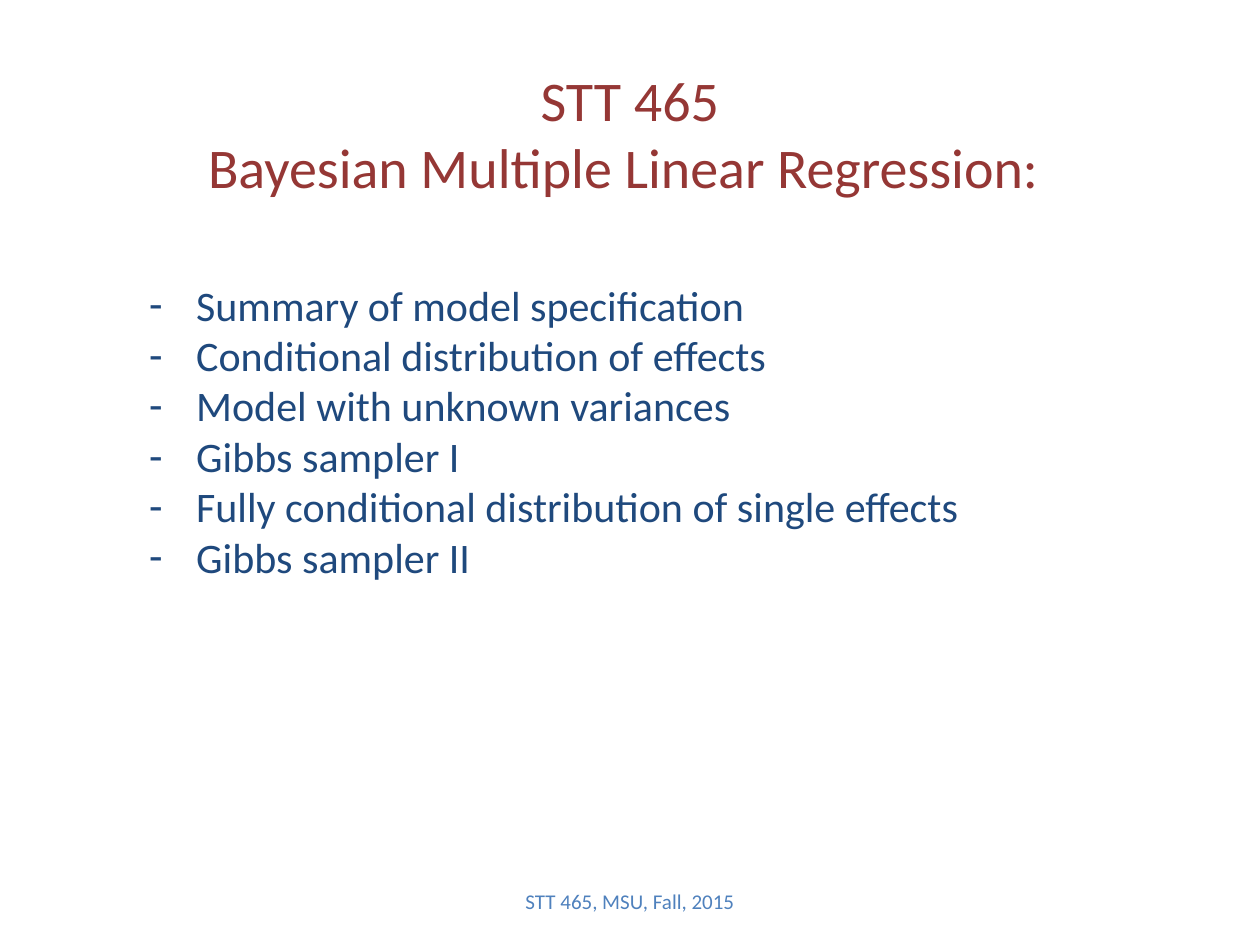
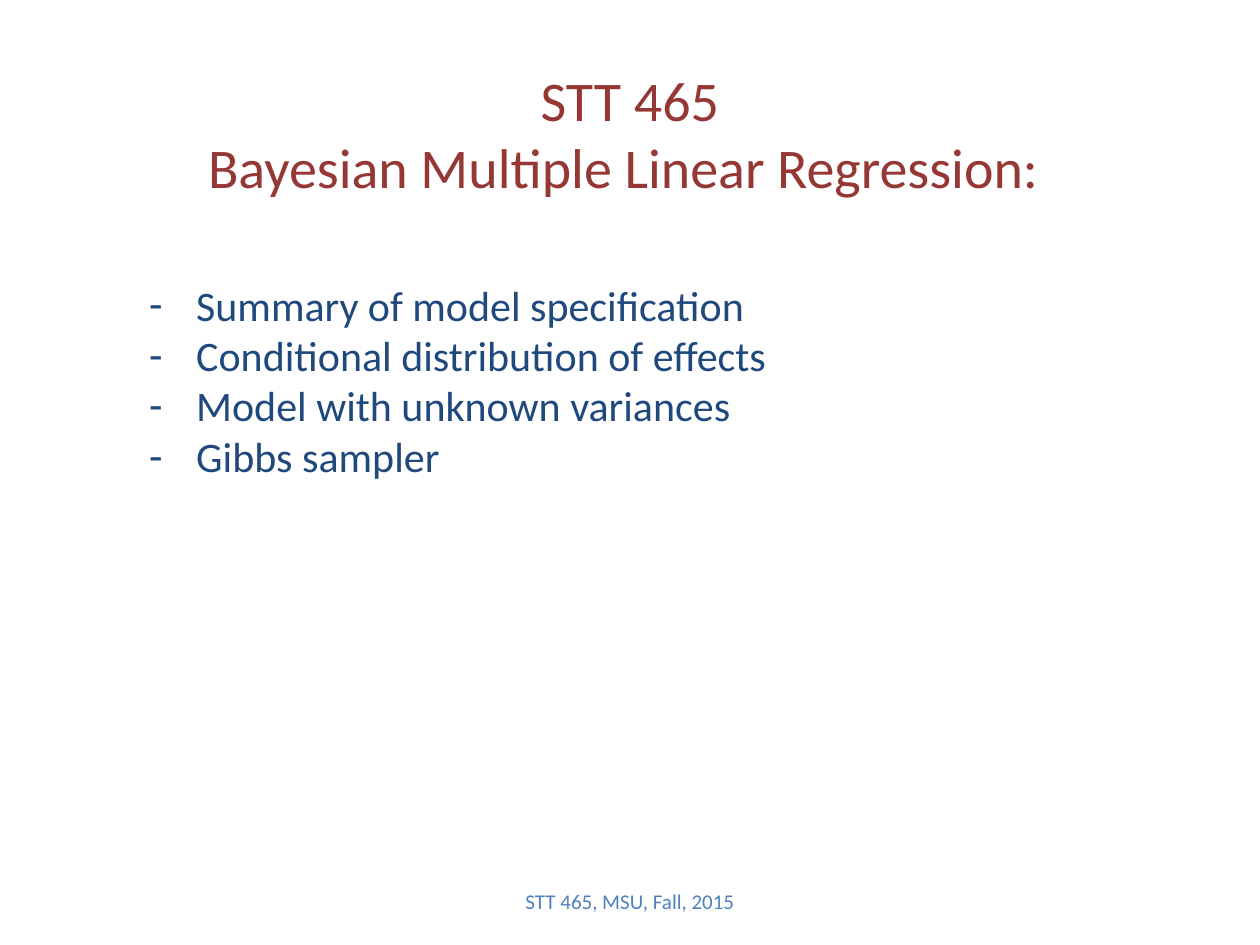
Before and after one commit to Boukos/STT465, a slide deck: slide 1 of STT465_12.pptx. Drawn at 1260x945 pixels with LibreOffice and Linux fonts; fonts in the diff are those of the drawing. Boxes give left, top, right and bottom in pixels: in the first picture for what was removed or moved away, otherwise in the second. Text is boxed around its words. In the diff, an @@ line names an element or a change of style, - is before the commit and + after.

Commit message:
adding slides

```diff
--- a/STT465_12.pptx
+++ b/STT465_12.pptx
@@ text at (x1=196, y1=443, x2=439, y2=479): text changed @@
-– Gibbs sampler I
-– Fully conditional distribution of single effects
-– Gibbs sampler II
+– Gibbs sampler
```
Also in this commit, not shown: 3 other files.
